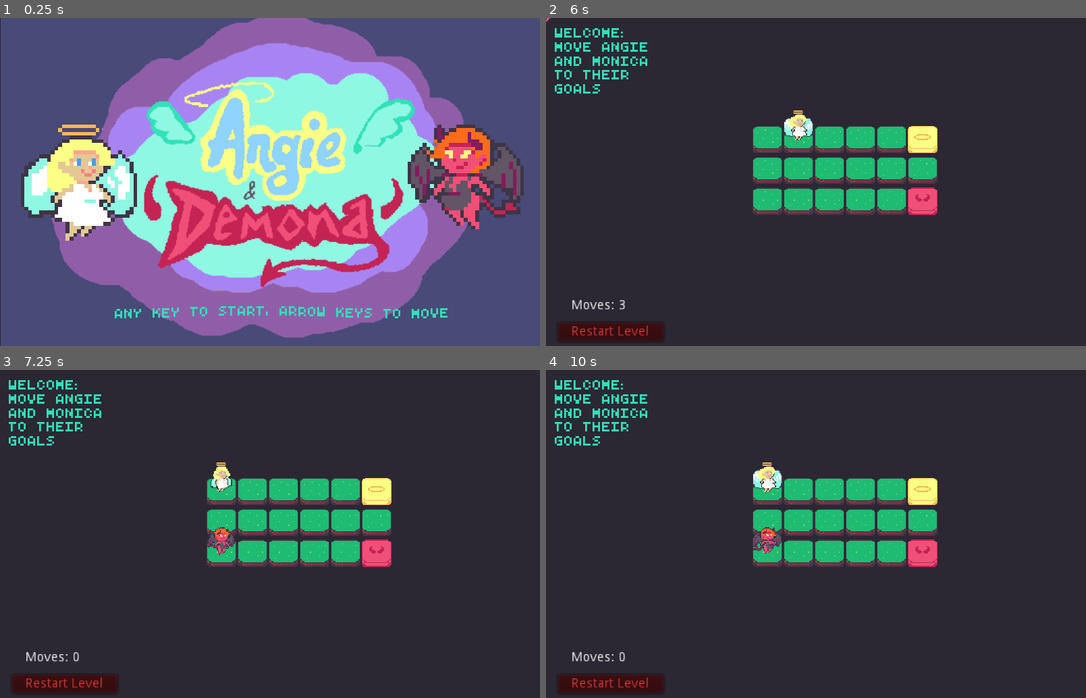
Above: before the commit, frames 1-4 (two rows, left to right).
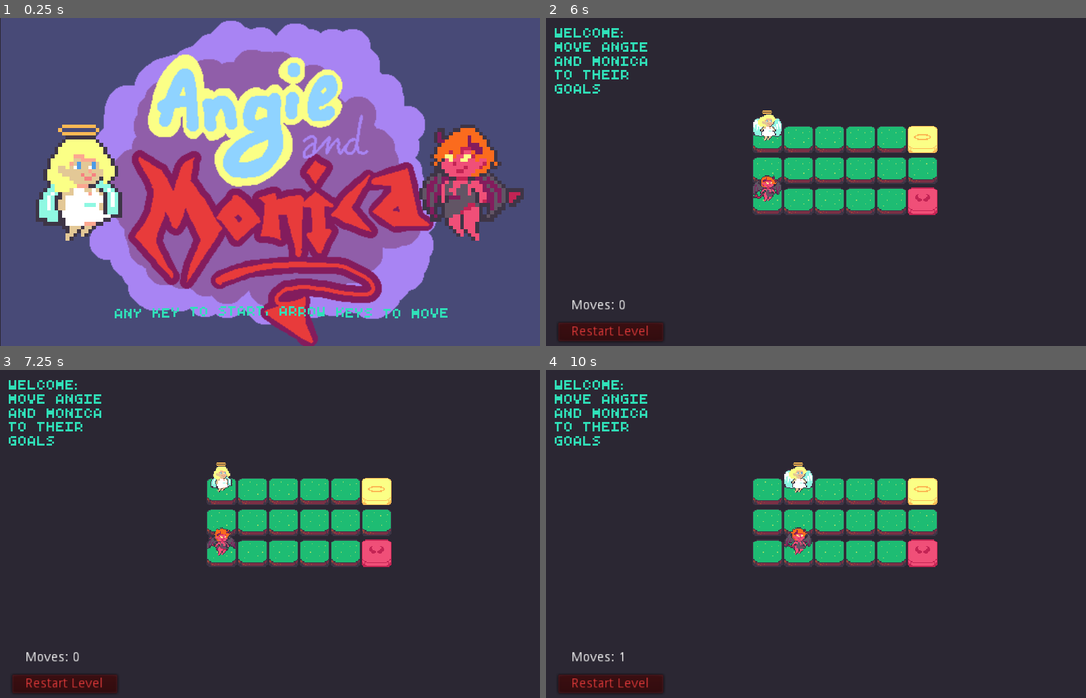
Above: after the commit, the same moments.

Repository: JRo-Robros/Angie-and-Monica
Game: Godot game, scene res://Title.tscn
The game is run twice, just before and just after one commit, with the same random seed, the same clock (stepped at 60 frames per second) and the same inputs.
Inputs (mouse positions are in pixels of both pictures, inside the frame that each line leads up to):
- Up to frame 1 (0.25 s): no input
- Up to frame 2 (6 s): tap Enter at 0.5 s; move the mouse to (934, 165) at 0.52 s; hold Right (ui_right) 0.53-1.25 s; click "Restart Level" at 1.25 s; click "Restart Level" at 2 s; click "Restart Level" at 2.75 s; move the mouse to (708, 198) at 3.52 s; hold Down (ui_down) 3.53-4.28 s; move the mouse to (870, 109) at 4.27 s; hold Right (ui_right) 4.28-5.03 s; move the mouse to (789, 247) at 5.02 s; hold Up (ui_up) 5.03-5.78 s; move the mouse to (978, 231) at 5.77 s; hold Left (ui_left) from 5.78 s (still down)
- Up to frame 3 (7.25 s): keep holding Left (ui_left); move the mouse to (108, 484) at 6.52 s
- Up to frame 4 (10 s): move the mouse to (843, 534) at 7.27 s; release Left (ui_left) at 7.28 s; hold Down (ui_down) 7.28-8.03 s; move the mouse to (735, 452) at 8.02 s; hold Right (ui_right) 8.03-8.78 s; move the mouse to (934, 517) at 8.77 s; hold Up (ui_up) 8.78-9.53 s; move the mouse to (708, 550) at 9.52 s; hold Right (ui_right) from 9.53 s (still down)

The runs differ from the first frame. In frame 1, 53% of the frame differs, in the area x 3-97%, y 0-100%; in frame 2, 0.9%; in frame 3, 0.2%; in frame 4, 1.2%.

Commit message:
Multiple updates
fixed movement and input bugs,
added levels

Diff:
--- a/Angel.tscn
+++ b/Angel.tscn
@@ -1,15 +1,15 @@
-[gd_scene load_steps=8 format=2]
+[gd_scene load_steps=9 format=2]
 
 [ext_resource path="res://Assets/Angel.png" type="Texture" id=1]
 [ext_resource path="res://Scripts/Angel.gd" type="Script" id=2]
 [ext_resource path="res://Assets/Dizzy Indicator.png" type="Texture" id=3]
+[ext_resource path="res://Assets/web-indicator.png" type="Texture" id=4]
 
 [sub_resource type="RectangleShape2D" id=3]
 extents = Vector2( 15, 15 )
 
 [sub_resource type="Animation" id=4]
 resource_name = "Die"
-length = 2.0
 tracks/0/type = "method"
 tracks/0/path = NodePath(".")
 tracks/0/interp = 1
@@ -17,7 +17,7 @@
 tracks/0/imported = false
 tracks/0/enabled = true
 tracks/0/keys = {
-"times": PoolRealArray( 0, 2 ),
+"times": PoolRealArray( 0, 1 ),
 "transitions": PoolRealArray( 1, 1 ),
 "values": [ {
 "args": [  ],
@@ -34,10 +34,10 @@
 tracks/1/imported = false
 tracks/1/enabled = true
 tracks/1/keys = {
-"times": PoolRealArray( 0, 1.9, 2 ),
-"transitions": PoolRealArray( 1, 1, 1 ),
-"update": 0,
-"values": [ 0.0, 1080.0, 0.0 ]
+"times": PoolRealArray( 0, 1 ),
+"transitions": PoolRealArray( 1, 1 ),
+"update": 0,
+"values": [ 0.0, 1080.0 ]
 }
 tracks/2/type = "value"
 tracks/2/path = NodePath(".:scale")
@@ -46,10 +46,10 @@
 tracks/2/imported = false
 tracks/2/enabled = true
 tracks/2/keys = {
-"times": PoolRealArray( 0, 1.9, 2 ),
-"transitions": PoolRealArray( 0.5, 0.5, 1 ),
-"update": 0,
-"values": [ Vector2( 1, 1 ), Vector2( 0.2, 0.2 ), Vector2( 1, 1 ) ]
+"times": PoolRealArray( 0, 1 ),
+"transitions": PoolRealArray( 0.5, 0.5 ),
+"update": 0,
+"values": [ Vector2( 1, 1 ), Vector2( 0.2, 0.2 ) ]
 }
 
 [sub_resource type="Animation" id=1]
@@ -69,6 +69,30 @@
 "update": 1,
 "values": [ 2, 3, 0, 1 ]
 }
+tracks/1/type = "value"
+tracks/1/path = NodePath(".:rotation_degrees")
+tracks/1/interp = 1
+tracks/1/loop_wrap = true
+tracks/1/imported = false
+tracks/1/enabled = true
+tracks/1/keys = {
+"times": PoolRealArray( 0 ),
+"transitions": PoolRealArray( 1 ),
+"update": 0,
+"values": [ 0.0 ]
+}
+tracks/2/type = "value"
+tracks/2/path = NodePath(".:scale")
+tracks/2/interp = 1
+tracks/2/loop_wrap = true
+tracks/2/imported = false
+tracks/2/enabled = true
+tracks/2/keys = {
+"times": PoolRealArray( 0 ),
+"transitions": PoolRealArray( 1 ),
+"update": 0,
+"values": [ Vector2( 1, 1 ) ]
+}
 
 [sub_resource type="Animation" id=2]
 length = 0.001
@@ -144,6 +168,18 @@
 "update": 0,
 "values": [ Vector2( 1, 1 ) ]
 }
+tracks/6/type = "value"
+tracks/6/path = NodePath(".:position")
+tracks/6/interp = 1
+tracks/6/loop_wrap = true
+tracks/6/imported = false
+tracks/6/enabled = true
+tracks/6/keys = {
+"times": PoolRealArray( 0 ),
+"transitions": PoolRealArray( 1 ),
+"update": 0,
+"values": [ Vector2( 0, 0 ) ]
+}
 
 [node name="Angel" type="KinematicBody2D"]
 script = ExtResource( 2 )
@@ -162,7 +198,11 @@
 anims/Fly = SubResource( 1 )
 anims/RESET = SubResource( 2 )
 
-[node name="Indicator" type="Sprite" parent="."]
+[node name="StuckIndicator" type="Sprite" parent="."]
+visible = false
+texture = ExtResource( 4 )
+
+[node name="DizzyIndicator" type="Sprite" parent="."]
 visible = false
 position = Vector2( 0, -37 )
 texture = ExtResource( 3 )
--- a/Devil.tscn
+++ b/Devil.tscn
@@ -1,12 +1,12 @@
-[gd_scene load_steps=8 format=2]
+[gd_scene load_steps=9 format=2]
 
 [ext_resource path="res://Assets/Devil.png" type="Texture" id=1]
 [ext_resource path="res://Scripts/Devil.gd" type="Script" id=2]
 [ext_resource path="res://Assets/Dizzy Indicator.png" type="Texture" id=3]
+[ext_resource path="res://Assets/web-indicator.png" type="Texture" id=4]
 
 [sub_resource type="Animation" id=4]
 resource_name = "Die"
-length = 2.0
 tracks/0/type = "method"
 tracks/0/path = NodePath(".")
 tracks/0/interp = 1
@@ -14,7 +14,7 @@
 tracks/0/imported = false
 tracks/0/enabled = true
 tracks/0/keys = {
-"times": PoolRealArray( 0, 2 ),
+"times": PoolRealArray( 0, 1 ),
 "transitions": PoolRealArray( 1, 1 ),
 "values": [ {
 "args": [  ],
@@ -31,10 +31,10 @@
 tracks/1/imported = false
 tracks/1/enabled = true
 tracks/1/keys = {
-"times": PoolRealArray( 0, 1.9, 2 ),
-"transitions": PoolRealArray( 1, 1, 1 ),
+"times": PoolRealArray( 0, 1 ),
+"transitions": PoolRealArray( 1, 1 ),
 "update": 0,
-"values": [ 0.0, -1080.0, 0.0 ]
+"values": [ 0.0, -1080.0 ]
 }
 tracks/2/type = "value"
 tracks/2/path = NodePath(".:scale")
@@ -43,10 +43,10 @@
 tracks/2/imported = false
 tracks/2/enabled = true
 tracks/2/keys = {
-"times": PoolRealArray( 0, 1.9, 2 ),
-"transitions": PoolRealArray( 0.5, 0.5, 1 ),
+"times": PoolRealArray( 0, 1 ),
+"transitions": PoolRealArray( 0.5, 0.5 ),
 "update": 0,
-"values": [ Vector2( 1, 1 ), Vector2( 0.2, 0.2 ), Vector2( 1, 1 ) ]
+"values": [ Vector2( 1, 1 ), Vector2( 0.2, 0.2 ) ]
 }
 
 [sub_resource type="Animation" id=1]
@@ -65,6 +65,30 @@
 "transitions": PoolRealArray( 1, 1, 1, 1 ),
 "update": 1,
 "values": [ 0, 1, 2, 3 ]
+}
+tracks/1/type = "value"
+tracks/1/path = NodePath(".:rotation_degrees")
+tracks/1/interp = 1
+tracks/1/loop_wrap = true
+tracks/1/imported = false
+tracks/1/enabled = true
+tracks/1/keys = {
+"times": PoolRealArray( 0 ),
+"transitions": PoolRealArray( 1 ),
+"update": 0,
+"values": [ 0.0 ]
+}
+tracks/2/type = "value"
+tracks/2/path = NodePath(".:scale")
+tracks/2/interp = 1
+tracks/2/loop_wrap = true
+tracks/2/imported = false
+tracks/2/enabled = true
+tracks/2/keys = {
+"times": PoolRealArray( 0 ),
+"transitions": PoolRealArray( 1 ),
+"update": 0,
+"values": [ Vector2( 1, 1 ) ]
 }
 
 [sub_resource type="Animation" id=2]
@@ -126,7 +150,11 @@
 [node name="CollisionShape2D" type="CollisionShape2D" parent="."]
 shape = SubResource( 3 )
 
-[node name="Indicator" type="Sprite" parent="."]
+[node name="StuckIndicator" type="Sprite" parent="."]
+visible = false
+texture = ExtResource( 4 )
+
+[node name="DizzyIndicator" type="Sprite" parent="."]
 visible = false
 position = Vector2( 0, -37 )
 texture = ExtResource( 3 )
--- a/Scripts/Character.gd
+++ b/Scripts/Character.gd
@@ -2,7 +2,8 @@
 class_name Character
 
 onready var sprite:Sprite = $Sprite
-onready var indicator:Sprite = $Indicator
+onready var dizzyIndicator := $DizzyIndicator
+onready var stuckIndicator := $StuckIndicator
 onready var timer:Timer = $Timer
 onready var checker:= $Checker
 onready var tween := $Tween
@@ -13,7 +14,7 @@
 export var is_reversed := false
 var stuck := false
 var is_moving := false
-var dead = false
+var dead := false
 var can_move := true
 var motion := Vector2.ZERO
 var last_pos := Vector2()
@@ -30,6 +31,16 @@
 func _physics_process(delta):
 	pass
 
+func reset():
+	stuck = false
+	stuckIndicator.visible = false
+	is_reversed = false
+	dizzyIndicator.visible = false
+	is_moving = false
+	dead = false
+	can_move = true
+	is_active = false
+	animation_player.play("Fly")
 
 func on_tile(type):
 	if !is_active:
@@ -47,9 +58,10 @@
 			character_dies()
 		3:
 			stuck = true
+			stuckIndicator.visible = true
 		4:
 			is_reversed = !is_reversed
-			indicator.visible = !indicator.visible
+			dizzyIndicator.visible = !dizzyIndicator.visible
 		5:
 			if self.name == 'Angel': on_goal = true
 		6:
@@ -66,8 +78,8 @@
 	if dead:
 		return false
 	if stuck:
-		print('stuck')
 		motion = Vector2.ZERO
+		stuckIndicator.visible = false
 		stuck = false
 		return false
 	checker.cast_to = dir.normalized()*20
@@ -94,6 +106,7 @@
 
 func _input_received(dir):
 	if is_moving:
+		get_parent().receive_input += 1
 		return
 	if is_reversed:
 		dir *= -1
@@ -114,6 +127,7 @@
 		is_moving = true
 		yield(tween, 'tween_completed')
 		is_moving = false
+	get_parent().receive_input += 1
 
 func _stop_input():
 	emit_signal('stop_input')
--- a/Scripts/EditTile.gd
+++ b/Scripts/EditTile.gd
@@ -63,8 +63,6 @@
 				get_parent().set_angel_origin(grid_coord)
 			68:
 				get_parent().set_devil_origin(grid_coord)
-			78:
-				print(grid_coord)
 
 
 func _on_EditTile_mouse_entered():
--- a/Scripts/Editor.gd
+++ b/Scripts/Editor.gd
@@ -5,6 +5,11 @@
 var blocks = {}
 var angel_origin:=Vector2.ZERO
 var devil_origin:=Vector2.ZERO
+var levelName := "Title Here"
+var levelDesc := "Description"
+var parMoves := 15
+var parTime := 300
+
 
 var tile := preload('res://EditTile.tscn')
 
@@ -50,4 +55,9 @@
 	output.push_back(devil_origin.x)
 	output.push_back(angel_origin.y)
 	output.push_back(angel_origin.x)
+	output.push_back(parTime)
+	output.push_back(parMoves)
+	output.push_back(levelDesc)
+	output.push_back(levelName)
+
 	$Output.text = JSON.print(output)
--- a/Scripts/Game.gd
+++ b/Scripts/Game.gd
@@ -4,9 +4,10 @@
 onready var angel := $Angel
 onready var devil := $Devil
 
-var receive_input = false
+var receive_input := 0
 var level := 1
 var moves := 0
+var game_is_over := false
 
 signal input_received
 
@@ -17,35 +18,38 @@
 	levelController.initialize_level( LevelsData.get_level_data(level) )
 
 func _process(delta):
-	if !receive_input: return
+	if receive_input >= 2:
 
-	if angel.global_position == devil.global_position:
-		angel.character_dies()
-		devil.character_dies()
+		if angel.global_position == devil.global_position:
+			angel.character_dies()
+			devil.character_dies()
 
-	if angel.on_goal and devil.on_goal:
-		_on_level_cleared()
+		if angel.on_goal and devil.on_goal:
+			_on_level_cleared()
 
-	var dir:= Vector2.ZERO
+		var dir:= Vector2.ZERO
 
-	if Input.is_action_just_pressed("ui_up"):
-		dir = Vector2.UP
-	if Input.is_action_just_pressed("ui_down"):
-		dir = Vector2.DOWN
-	if Input.is_action_just_pressed("ui_left"):
-		dir = Vector2.LEFT
-	if Input.is_action_just_pressed("ui_right"):
-		dir = Vector2.RIGHT
+		if Input.is_action_just_pressed("ui_up"):
+			dir = Vector2.UP
+		if Input.is_action_just_pressed("ui_down"):
+			dir = Vector2.DOWN
+		if Input.is_action_just_pressed("ui_left"):
+			dir = Vector2.LEFT
+		if Input.is_action_just_pressed("ui_right"):
+			dir = Vector2.RIGHT
 
-	if dir != Vector2.ZERO:
-		increment_moves()
-		emit_signal("input_received", dir)
+		if dir != Vector2.ZERO:
+			increment_moves()
+			receive_input = 0
+			emit_signal("input_received", dir)
 
 
 func stop_input():
-	receive_input = false
+	receive_input = 0
 
 func game_over():
+	if game_is_over: return
+	game_is_over = true
 	_reset_level()
 
 func increment_moves():
@@ -59,13 +63,14 @@
 func _on_Level_level_initialized():
 	moves = -1
 	increment_moves()
+	game_is_over = false
 	yield(get_tree().create_timer(0.5), "timeout")
-	receive_input = true
+	receive_input = 2
 	angel.is_active = true
 	devil.is_active = true
 
 func _reset_level():
-	receive_input = false
+	receive_input = 0
 	yield(get_tree().create_timer(0.5), "timeout")
 	levelController.reset()
 
@@ -73,7 +78,7 @@
 	angel.is_active = false
 	devil.is_active = false
 	level += 1
-	receive_input = false
+	receive_input = 0
 	yield(get_tree().create_timer(0.5), "timeout")
 #	show_level_summary()
 	if LevelsData.level_exists(level):
--- a/Scripts/Level.gd
+++ b/Scripts/Level.gd
@@ -19,14 +19,8 @@
 	initialize_level(level_data)
 
 func initialize_level(_levelData:Array) -> void:
-	angel.animation_player.play('Fly')
-	devil.animation_player.play('Fly')
-	angel.dead = false
-	devil.dead = false
-	angel.is_reversed = false
-	devil.is_reversed = false
-	angel.indicator.visible = false
-	devil.indicator.visible = false
+	angel.reset()
+	devil.reset()
 	for i in get_children():
 		i.queue_free()
 	level_data = _levelData.duplicate(true)
--- a/Scripts/LevelsData.gd
+++ b/Scripts/LevelsData.gd
@@ -3,15 +3,21 @@
 const LEVELS:Array = [
 	[0,0,0,0,0,0,0,0,0,0,0,0,0,0,0,0,0,0,0,0,0,0,0,0,0,0,0,0,0,0,0,0,0,0,0,0,0,0,0,0,0,0,6,1,1,1,1,1,0,0,0,0,1,1,1,1,1,1,0,0,0,0,5,1,1,1,1,1,0,0,0,0,0,0,0,0,0,0,0,0,0,0,0,0,0,0,0,0,0,0,0,0,0,0,0,0,0,0,0,0,5,2,3,2,300,10,"Move Angie and Monica to their goals", "Welcome"],
 	[0,0,0,0,0,0,0,0,0,0,1,1,1,1,1,0,0,0,0,0,1,0,0,0,1,1,1,1,1,0,1,1,0,0,1,6,0,1,1,1,1,1,1,1,1,1,0,1,1,5,0,0,0,1,1,1,1,1,1,0,0,0,1,1,0,0,1,1,0,0,0,0,1,1,0,0,1,1,0,0,0,0,1,0,0,0,1,0,0,0,0,0,0,0,0,0,1,0,0,0,1,7,0,3,150,18,"Watch Your Step","The Long and Winding Road"],
+	[6,3,3,0,0,0,0,0,0,0,0,0,0,0,0,0,0,0,0,0,0,0,0,0,0,0,0,0,0,0,0,0,0,0,0,0,6,1,1,1,0,0,0,0,0,0,1,5,1,1,0,0,0,0,0,0,0,0,1,1,0,0,0,0,0,0,0,0,1,1,0,0,0,0,0,0,0,0,0,0,0,0,0,0,0,0,0,0,0,0,0,0,0,0,0,0,0,0,0,0,0,0,0,3,4,3,3,300,15,"Use Blocks to Change Positions", "Against the Wall"],
+	[4,6,3,0,0,0,0,0,0,0,0,0,0,0,0,0,0,0,0,0,0,0,0,0,0,0,1,1,1,1,0,0,0,0,0,1,5,6,1,1,1,0,0,0,0,1,1,1,1,1,1,0,0,0,0,1,1,1,1,1,1,0,0,0,0,1,1,1,1,1,1,0,0,0,0,0,1,1,1,1,0,0,0,0,0,0,0,0,0,0,0,0,0,0,0,0,0,0,0,0,0,0,0,3,4,3,3,300,15,"Turn Around, Bright Eyes","180"],
 	[4,7,3,4,2,3,2,2,3,2,7,3,0,0,0,0,0,0,0,0,0,0,0,0,1,1,1,1,1,1,0,0,0,1,1,1,1,1,1,1,1,0,0,1,1,1,5,6,1,1,1,0,0,1,1,1,1,1,1 …(181 unchanged characters)…
 	[2,6,3,2,7,3,3,7,3,4,7,3,4,6,3,3,5,2,5,6,3,5,7,3,6,7,3,7,7,3,7,6,3,6,5,2,3,3,2,6,3,2,0,0,0,0,0,0,0,0,0,0,0,0,0,0,0,0,0 …(225 unchanged characters)…
+	[4,4,2,4,5,2,0,0,0,0,0,0,0,0,0,0,0,0,0,0,0,0,0,0,0,0,0,0,6,1,1,1,1,1,0,0,0,0,1,5,1,1,1,1,0,0,0,0,1,1,1,1,1,1,0,0,0,0,1,1,1,1,1,1,0,0,0,0,1,1,1,1,1,1,0,0,0,0,1,1,1,1,1,1,0,0,0,0,0,0,0,0,0,0,0,0,0,0,0,0,0,0,0,0,0,0,2,3,2,2,300,12,"Since boxes can only move into empty spaces, Two boxes together can help you reposition.","Boxes blocks us"],
 	[2,5,1,1,6,3,1,7,3,1,8,3,2,8,3,3,8,3,3,7,3,3,6,3,0,0,0,0,0,0,0,0,0,0,0,0,0,0,0,0,0,0,0,0,0,1,1,1,1,1,5,6,0,0,0,1,1,1,1 …(197 unchanged characters)…
 	[5,2,3,6,2,3,7,2,3,7,3,3,5,3,3,6,5,0,5,4,3,7,4,3,0,0,0,0,0,0,0,0,0,0,0,0,0,0,0,0,0,0,0,0,0,0,1,1,1,1,1,1,0,0,0,0,1,1,1 …(208 unchanged characters)…
 	[2,3,3,2,5,3,8,3,1,8,6,0,0,0,0,1,5,0,1,6,0,0,0,0,0,1,0,0,1,0,0,0,0,0,0,1,0,0,1,0,0,0,0,1,0,1,1,1,1,0,1,0,0,1,1,1,1,1,1 …(190 unchanged characters)…
 	[0,0,0,0,0,0,0,0,0,0,0,0,0,0,0,0,0,0,0,0,0,0,0,0,6,5,0,0,0,0,0,0,0,1,1,1,1,0,0,0,0,0,0,1,3,1,1,0,0,0,0,0,0,1,1,1,1,0,0,0,0,0,0,1,1,3,1,0,0,0,0,0,0,0,1,1,0,0,0,0,0,0,0,0,1,1,0,0,0,0,0,0,0,0,0,0,0,0,0,0,1,5,1,4,300,10,"Spiderwebs hold a character in place for one move.","Walking into Spiderwebs"],
+	[0,0,0,0,0,0,0,0,0,0,0,0,0,0,0,0,0,0,0,0,0,0,0,0,0,0,0,0,0,0,0,0,0,0,0,0,0,0,0,0,0,3,1,1,1,1,1,1,1,0,0,0,0,1,0,0,0,0,1,0,0,0,0,6,0,0,0,0,5,0,0,0,0,0,0,0,0,0,0,0,0,0,0,0,0,0,0,0,0,0,0,0,0,0,0,0,0,0,0,0,5,4,5,3,300,18,"Stop Following Me!","Stay Put"],
 	[9,2,3,2,3,3,0,0,5,1,1,1,1,1,0,0,0,0,0,0,0,1,1,1,0,0,0,0,6,1,1,1,1,1,0,0,0,0,0,0,0,1,1,1,0,0,0,0,0,0,0,0,1,1,0,0,0,0,0,0,0,0,1,1,0,0,0,0,0,0,0,1,1,1,0,0,0,0,0,0,0,1,1,1,0,0,0,0,0,0,0,1,1,1,1,1,0,0,0,0,0,0,0,0,0,0,1,1,1,0,300,30,"Think Ahead","Rocks and Harder Places"],
 	[0,0,0,0,0,0,0,0,0,0,0,0,0,0,0,0,0,0,0,0,0,0,1,1,1,1,1,5,0,0,0,0,1,1,1,1,1,1,0,0,0,0,1,1,1,1,1,1,0,0,0,0,1,1,4,1,1,1,0,0,0,0,1,1,1,1,1,1,0,0,0,0,1,1,1,1,1,1,0,0,0,0,6,1,1,1,1,1,0,0,0,0,0,0,0,0,0,0,0,0,3,5,3,4,300,15,"Reverse Tiles will switch a Character's Directions","Switcharoo!"],
-	[2,4,3,0,0,0,0,0,0,0,0,0,0,0,1,1,0,0,0,0,0,0,0,6,1,1,1,1,1,0,0,0,0,0,1,0,1,0,0,1,0,0,0,0,0,1,4,5,1,1,0,0,0,0,0,0,1,1,1,0,0,0,0,0,0,1,1,1,1,4,0,0,0,0,0,1,1,0,1,1,0,0,0,0,0,1,0,0,0,1,0,0,0,0,0,1,0,0,0,1,0,0,0,0,7,0,3,300,15,"Be careful not to collide when reversed.","Double Back"],
+	[4,4,3,0,0,0,0,0,0,0,0,0,0,0,0,0,0,0,0,0,0,0,0,0,0,0,0,0,0,0,0,0,0,0,0,0,0,5,0,6,0,0,0,0,0,0,1,1,1,1,1,0,0,0,0,0,4,1,1,4,1,0,0,0,0,0,1,1,1,1,1,0,0,0,0,0,1,0,0,0,1,0,0,0,0,0,0,0,0,0,0,0,0,0,0,0,0,0,0,0,0,0,0,2,6,2,2,300,15,"Walking ove a reverse tile when already revesed will switch back to normal","Do-si-do"],
+	[0,0,0,0,0,0,0,0,0,0,0,0,0,0,0,0,0,0,0,0,0,1,1,1,1,1,1,1,0,0,0,1,1,1,1,1,1,1,0,0,0,1,1,1,1,6,1,1,0,0,0,4,1,1,1,1,1,1,0,0,0,1,1,5,1,1,1,1,0,0,0,1,1,1,1,1,1,1,0,0,0,0,0,0,0,0,0,0,0,0,0,0,0,0,0,0,0,0,0,0,2,8,2,2,300,15,"Careful!  Angie and Monica don't get along well enough to share a tile.","Personal Space"],
+	[2,4,3,0,0,0,0,0,0,0,0,0,0,0,1,1,0,0,0,0,0,0,0,6,1,1,1,1,1,0,0,0,0,0,1,0,1,0,0,1,0,0,0,0,0,1,4,5,1,1,0,0,0,0,0,0,1,1,1,0,0,0,0,0,0,1,1,1,1,4,0,0,0,0,0,1,1,0,1,1,0,0,0,0,0,1,0,0,0,1,0,0,0,0,0,1,0,0,0,1,0,0,0,0,7,0,3,300,15,"These reverses can get pretty tricky.","Double Back"],
 	[2,8,3,2,2,3,3,2,0,3,8,0,4,7,0,4,6,0,4,5,0,4,4,0,4,3,0,3,7,0,0,0,0,0,0,0,0,0,0,0,0,0,0,0,0,0,0,0,0,0,0,0,0,0,0,0,0,0,0 …(208 unchanged characters)…
 	[1,4,3,1,5,3,2,5,3,2,4,3,3,4,3,3,5,3,3,1,1,1,2,1,1,3,1,3,3,1,3,2,1,0,0,0,0,0,0,0,0,0,0,0,0,0,0,0,0,0,0,0,0,0,0,0,0,0,0 …(215 unchanged characters)…
 	[6,4,3,6,5,3,0,0,0,0,0,0,0,0,0,0,1,1,1,0,0,0,0,1,1,1,1,1,1,1,0,0,1,1,1,1,4,1,1,6,1,1,5,1,1,1,1,0,0,0,1,1,0,0,0,1,1,0,0,1,1,1,1,0,0,1,1,4,1,1,4,1,1,4,1,4,1,1,1,1,1,4,1,1,4,1,0,1,1,0,0,0,0,1,1,0,0,0,1,0,0,0,0,1,0,0,0,7,0,2,300,17,"Na Na Na Na Na Na Na Na", "Does that look like someone?"],
--- a/Title.tscn
+++ b/Title.tscn
@@ -69,7 +69,7 @@
 position = Vector2( 86, 180 )
 scale = Vector2( 4, 4 )
 frames = SubResource( 5 )
-frame = 3
+frame = 2
 playing = true
 script = ExtResource( 2 )
 
@@ -77,7 +77,7 @@
 position = Vector2( 494, 180 )
 scale = Vector2( 4, 4 )
 frames = SubResource( 10 )
-frame = 3
+frame = 2
 playing = true
 flip_h = true
 script = ExtResource( 2 )
Binary file changed: Assets/Blocks.png
Binary file changed: Assets/Title.png
Binary file added: Assets/web-indicator.png
Not shown, added: Assets/web-indicator.png.import
